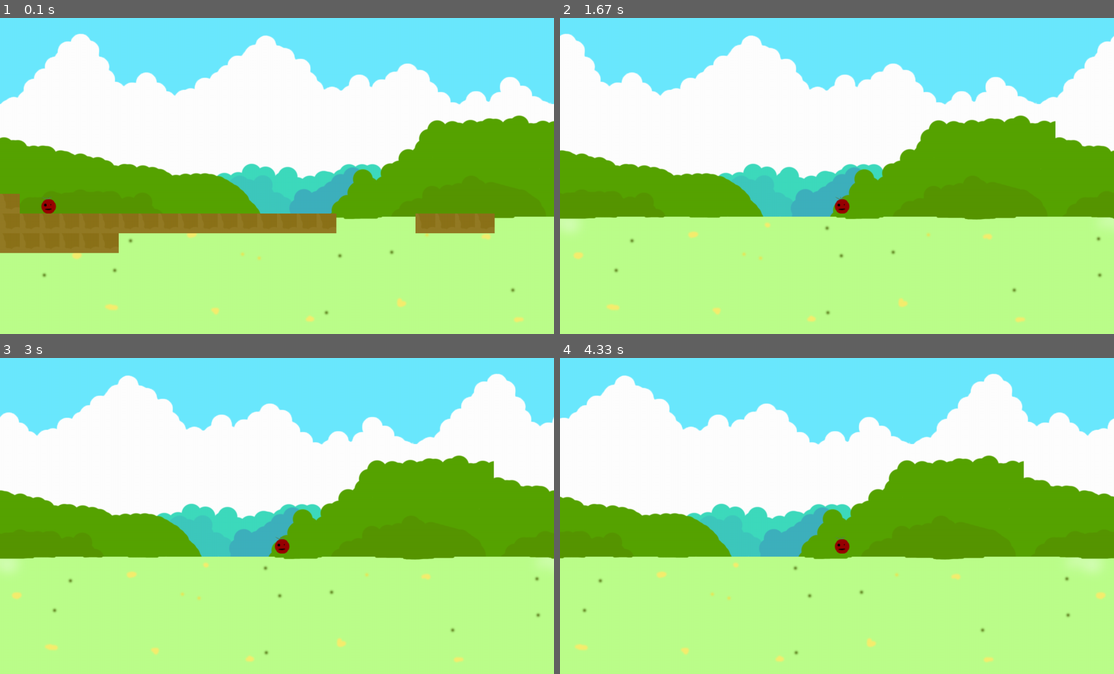
Above: before the commit, frames 1-4 (two rows, left to right).
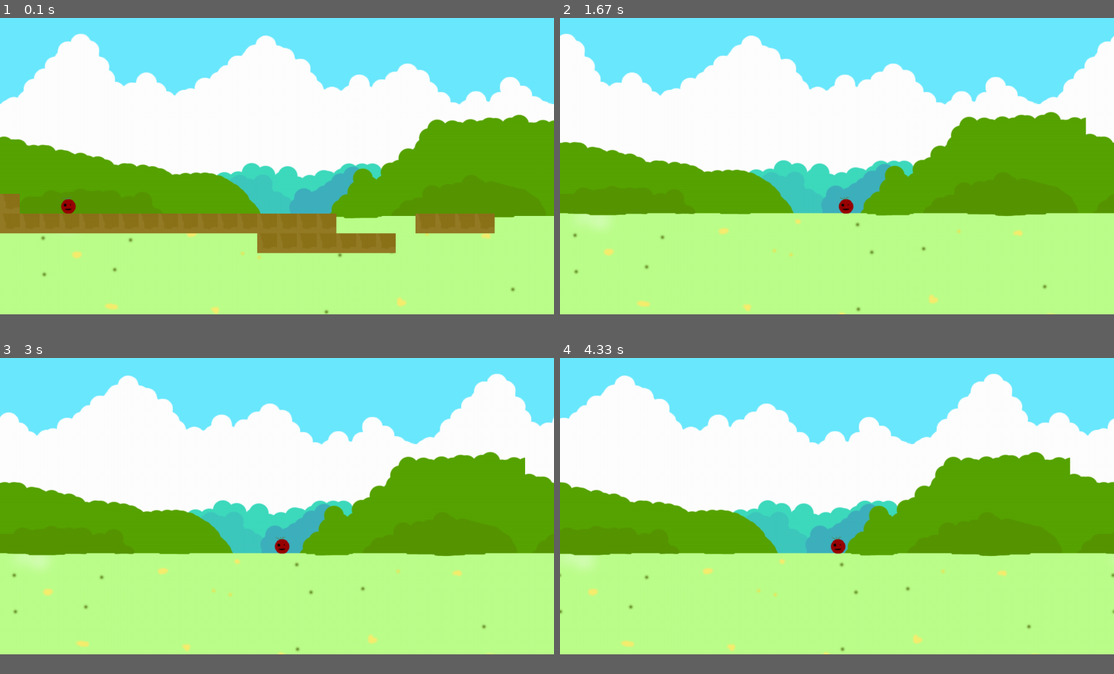
Above: after the commit, the same moments.

Repository: ArtemST2006/pygame-project
Game: pygame game, started from testyurself.py
Same seed, same stepped clock (60 frames per second), same inputs: the game is played once before the commit and once after it.
Inputs:
- Up to frame 1 (0.1 s): no input
- Up to frame 2 (1.67 s): hold Right 0.33-0.8 s; hold Right 0.83-1.3 s; tap Space at 0.9, 1.2, 1.4 s; hold Left from 1.33 s (still down)
- Up to frame 3 (3 s): tap Space at 1.7, 1.97, 2.27, 2.4, 2.7 s; release Left at 1.87 s; hold Left 1.9-2.3 s; hold Right 2.33-2.97 s
- Up to frame 4 (4.33 s): hold Left 3-3.47 s; tap Space at 3.07, 3.37, 3.57, 3.87, 4.07 s; hold Right 3.5-3.97 s; hold Right from 4 s (still down)
The window is 900x514 before the commit and 900x482 after it. Grey fills any space a smaller window leaves; there, only what the larger window draws over its background counts as a difference.

The runs differ from the first frame. In frame 1, 4.0% of the frame differs, in the area x 0-100%, y 30-97%; in frame 2, 6.9%; in frame 3, 7.0%; in frame 4, 8.6%, in the area x 0-100%, y 29-97%.

Commit message:
camera, fon

Diff:
--- a/data/map.txt
+++ b/data/map.txt
@@ -1,6 +1,6 @@
 
 
 
-# @                         ##
-#################    ####           ####
-                                                    ######
+#  @                        ##
+#################    ####         ###########   ########                  #
+             #######                                      #################
--- a/testyurself.py
+++ b/testyurself.py
@@ -21,17 +21,17 @@
                 new_player = Player(x * 50, 750 - (y * 50))
             elif level[y][x] == '#':
                 Platform(x * 50, 750 - (y * 50))
-    return new_player, x, y, len(level[0]) * 50
+    return new_player, x, y, len(max(level, key=len))
 
 
 def load_level(filename):
     filename = "data/" + filename
     with open(filename, 'r') as mapFile:
-        level_map = [line.strip() for line in mapFile]
+        level_map = [line for line in mapFile]
     #подсчитываем максимальную длину
     max_width = max(map(len, level_map))
 
-    return list(map(lambda x: x.ljust(max_width, ' '), level_map))
+    return level_map
 
 
 def load_image(name, colorkey=None):
@@ -61,9 +61,9 @@
         self.width = self.image.get_width()
         self.height = self. image.get_height()
         self.jump = 0
-        self.fixed = False
         self.count = 0
         self.count_jump = 0
+        self.camera_fixed = False
 
 
     def update(self):
@@ -96,11 +96,22 @@
 
         self.rect.x += dx
         self.rect.y += dy
-        if self.rect.x == 700:
-            self.fixed = True
-
-        if self.fixed:
+
+        self.camera(dx)
+
+    def camera(self, dx):
+        global left_border, right_border
+        left_border += dx
+        right_border -= dx
+
+        if left_border <= 700 or right_border <= 700:
+            self.camera_fixed = False
+        else:
+            self.camera_fixed = True
+
+        if self.camera_fixed:
             camera.dx = dx
+
 
 
 class Platform(pygame.sprite.Sprite):
@@ -125,7 +136,7 @@
 
 if __name__ == '__main__':
     pygame.init()
-    size = width, height = 1400, 800
+    size = width, height = 1400, 750
     screen = pygame.display.set_mode(size)
 
     all_sprites = pygame.sprite.Group() # все спрайты
@@ -137,9 +148,12 @@
     fon_1 = load_image('fon-1.png')
     fon_2 = load_image('fon-2.png')
     background_animation = 0
-    background_animation_pole = 0
-
-    player, level_x, level_y, weight_map = generate_level(load_level('map.txt'))
+    background_animation_pole_x = 0
+    background_animation_pole_y = 0
+
+    player, level_x, level_y, weight_map,  = generate_level(load_level('map.txt'))
+    left_border = player.rect.x
+    right_border = weight_map * 50 - player.rect.x - 50
 
     camera = Camera()
     clock = pygame.time.Clock()
@@ -147,6 +161,7 @@
 
     running = True
     while running:
+        print(background_animation_pole_y)
         x_fon = player.rect.x
         for event in pygame.event.get():
             if event.type == pygame.QUIT:
@@ -157,19 +172,27 @@
                     player.jump = -20
 
         player.update()
+
+        # установка заднего фона
         x_fon_after = player.rect.x
-        anim_bg = x_fon - x_fon_after
-
-        # установка заднего фона
-        screen.blit(fon_1, (background_animation_pole, 0))
-        screen.blit(fon_1, (background_animation_pole + 1400, 0))
+        anim_bg_x = x_fon - x_fon_after
+
+        if camera.dy < 0: # vniz
+            if not background_animation_pole_y + 1 >= 10:
+                background_animation_pole_y += 1
+        if camera.dy > 0: # vverh
+            if not background_animation_pole_y - 1 <= -10:
+                background_animation_pole_y -= 1
+
+        screen.blit(fon_1, (background_animation_pole_x, background_animation_pole_y))
+        screen.blit(fon_1, (background_animation_pole_x + 1400, background_animation_pole_y))
         screen.blit(fon_2, (background_animation, 0))
         screen.blit(fon_2, (background_animation + 1400, 0))
         background_animation -= 1
-        background_animation_pole += anim_bg // 5
+        background_animation_pole_x += anim_bg_x //10
         if background_animation == -1400:
             background_animation = 0
-        if background_animation_pole == -1400:
+        if background_animation_pole_x == -1400:
             background_animation_pole = 0
 
         camera.update(player)
